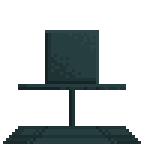
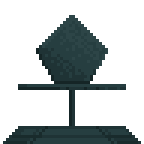
Before/after of a 144x144 layered artwork. What changed in the layer stack:
showed "pentagon", painted on it over [36, 15, 108, 84]
hid "square" over [45, 30, 99, 84]
